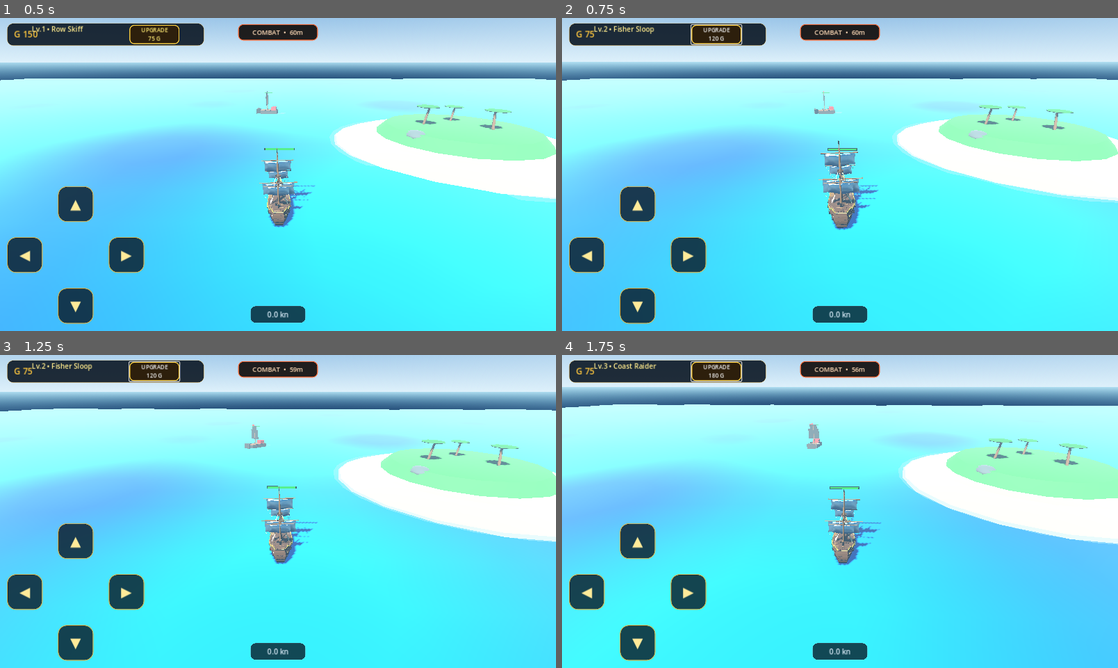
Above: before the commit, frames 1-4 (two rows, left to right).
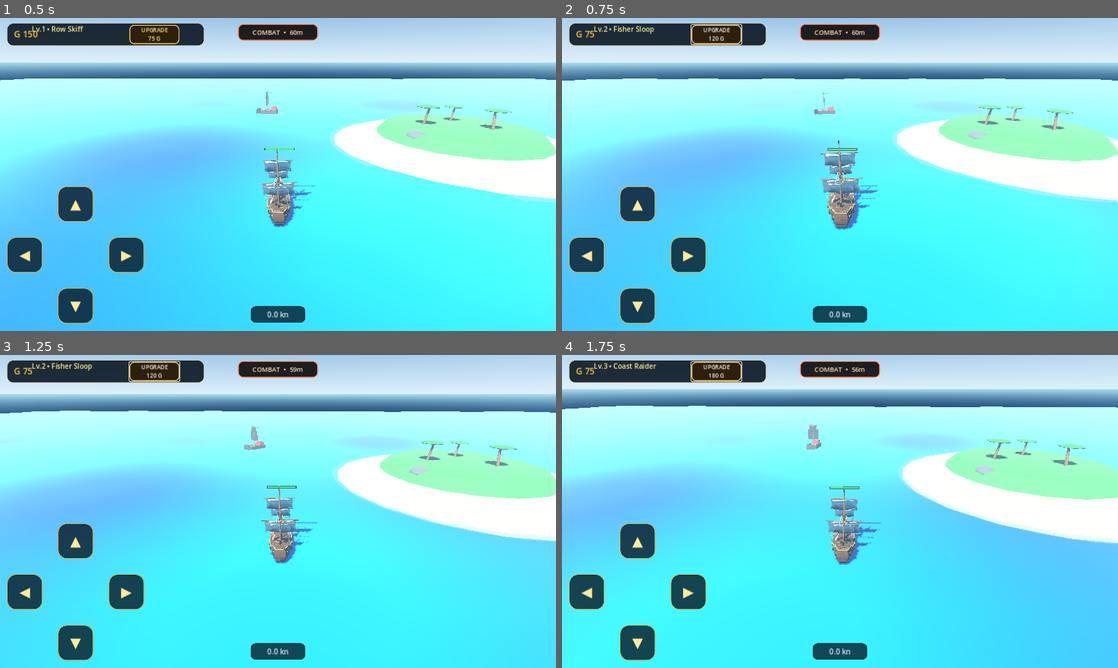
Above: after the commit, the same moments.

Repository: za99405com-ui/Pirate-Seasonline
Game: Godot game, scene res://scenes/world/world.tscn
Two runs of this game, one before a commit and one after it. Both use one fixed random seed, a clock stepped at 60 frames per second and the inputs below.
Inputs:
- Up to frame 1 (0.5 s): no input
- Up to frame 2 (0.75 s): click "UPGRADE 75 G" at 0.5 s
- Up to frame 3 (1.25 s): no input
- Up to frame 4 (1.75 s): click "UPGRADE 120 G" at 1.25 s

Frame 1 is identical in both runs. In frame 2, 0.6% of the frame differs, in the area x 0-100%, y 14-68%; in frame 3, 3.2%, in the area x 0-100%, y 11-67%; in frame 4, 1.8%.

Commit message:
camera: calm vertical orbit and soften recenter

Diff:
--- a/godot_game/scripts/world/world.gd
+++ b/godot_game/scripts/world/world.gd
@@ -10,12 +10,13 @@
 @export var camera_pitch: float = 0.52
 @export var camera_fov: float = 58.0
 @export var camera_follow_speed: float = 5.2
-@export var camera_turn_speed: float = 2.35
+@export var camera_turn_speed: float = 1.90
 @export var camera_orbit_sensitivity: float = 0.0062
-@export var camera_orbit_smooth_speed: float = 14.0
-@export var camera_min_pitch: float = 0.26
-@export var camera_max_pitch: float = 1.02
-@export var camera_return_delay: float = 0.65
+@export var camera_vertical_sensitivity: float = 0.0036
+@export var camera_orbit_smooth_speed: float = 12.0
+@export var camera_min_pitch: float = 0.34
+@export var camera_max_pitch: float = 0.78
+@export var camera_return_delay: float = 0.75
 
 @export_group("Travel Camera")
 @export var travel_camera_distance: float = 36.5
@@ -96,7 +97,7 @@
 	# Free 360-degree orbit around the ship. Horizontal yaw is intentionally not clamped.
 	_camera_target_yaw -= relative.x * camera_orbit_sensitivity
 	_camera_target_pitch = clampf(
-		_camera_target_pitch + relative.y * camera_orbit_sensitivity,
+		_camera_target_pitch + relative.y * camera_vertical_sensitivity,
 		camera_min_pitch,
 		camera_max_pitch
 	)
